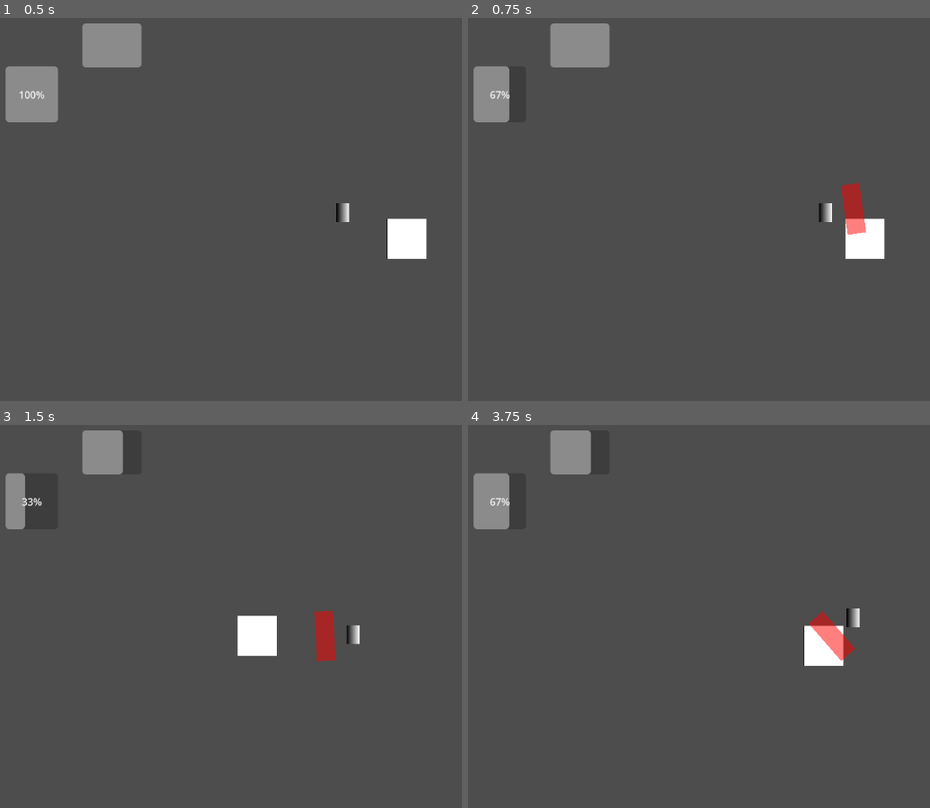
Above: before the commit, frames 1-4 (two rows, left to right).
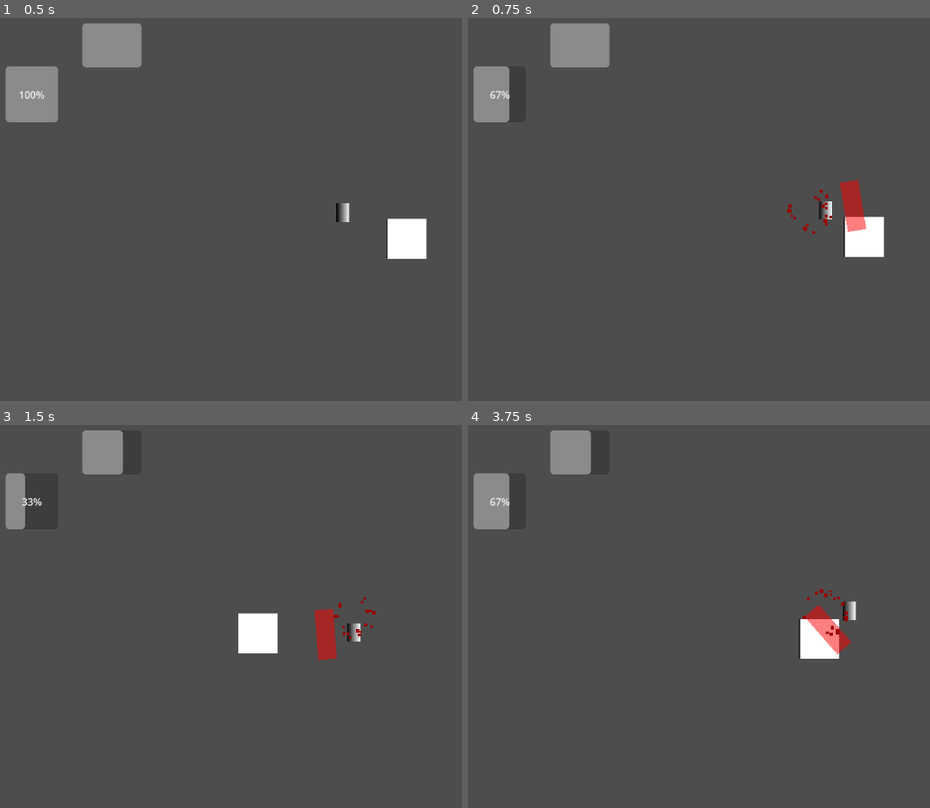
Above: after the commit, the same moments.

Repository: MarsikBlancik/HackathonV3
Game: Godot game, scene res://MainScene.tscn
The game is run twice, just before and just after one commit, with the same random seed, the same clock (stepped at 60 frames per second) and the same inputs. The engine's default icon, where the game draws it, is replaced by a stand-in: a white triangle on a blue panel in a dark square.
Inputs (mouse positions are in pixels of both pictures, inside the frame that each line leads up to):
- Up to frame 1 (0.5 s): no input
- Up to frame 2 (0.75 s): tap Enter at 0.5 s; move the mouse to (outside the picture) at 0.52 s; hold D from 0.53 s (still down); tap F at 0.6 s; click (outside the picture) at 0.67 s
- Up to frame 3 (1.5 s): tap Space at 0.77 s; move the mouse to (198, 639) at 1.27 s; release D at 1.28 s; hold S from 1.28 s (still down); tap F at 1.35 s; click (198, 639) at 1.42 s
- Up to frame 4 (3.75 s): tap Space at 1.52, 3.5 s; move the mouse to (883, 532) at 2.02 s; release S at 2.03 s; hold D 2.03-2.75 s; tap F at 2.1, 3.6 s; click (883, 532) at 2.17 s; click "Restart" at 2.75 s; move the mouse to (772, 700) at 3.52 s; hold W from 3.53 s (still down); click (772, 700) at 3.67 s

Frame 1 is identical in both runs. In frame 2, 0.4% of the frame differs, in the area x 69-91%, y 42-63%; in frame 3, 0.4%; in frame 4, 1.0%, in the area x 71-85%, y 42-63%.

Commit message:
Add blood particles

Diff:
--- /dev/null
+++ b/BloodParticles.tscn
@@ -0,0 +1,18 @@
+[gd_scene format=3 uid="uid://hhqiddreh8yl"]
+
+[ext_resource type="Script" uid="uid://cuiwc7sbqawvx" path="res://blood_particles.gd" id="1_ioiay"]
+
+[node name="BloodParticles" type="CPUParticles2D" unique_id=1337524410]
+emitting = false
+amount = 20
+lifetime = 0.3
+one_shot = true
+explosiveness = 1.0
+spread = 180.0
+gravity = Vector2(0, 0)
+initial_velocity_min = 150.0
+initial_velocity_max = 250.0
+scale_amount_min = 3.0
+scale_amount_max = 6.0
+color = Color(0.61097354, 1.7086417e-06, 3.3691526e-07, 1)
+script = ExtResource("1_ioiay")
--- /dev/null
+++ b/blood_particles.gd
@@ -0,0 +1,9 @@
+extends CPUParticles2D
+
+func _ready() -> void:
+	# Odpalamy cząsteczki od razu po pojawieniu się na mapie
+	emitting = true
+
+	# Godot 4 ma wbudowany sygnał "finished", który wysyła się, gdy cząsteczki znikną.
+	# Łączymy go od razu z funkcją queue_free, która niszczy obiekt.
+	finished.connect(queue_free)
--- a/enemy.gd
+++ b/enemy.gd
@@ -1,4 +1,6 @@
 extends Node2D
+
+const BLOOD_SCENE = preload("res://BloodParticles.tscn")
 
 @export var speed: float = 120.0
 @export var stop_distance: float = 50.0
@@ -51,12 +53,20 @@
 	time_since_last_attack = 0.0
 
 # --- NOWA FUNKCJA: OTRZYMYWANIE OBRAŻEŃ ---
+# --- OTRZYMYWANIE OBRAŻEŃ ---
 func take_damage(amount: int) -> void:
 	hp -= amount
 	print("Przeciwnik dostał! Zostało mu ", hp, " HP.")
 
-	# Opcjonalnie: Zmiana koloru na ułamek sekundy (efekt trafienia)
-	modulate = Color(5.0, 5.0, 5.0) # Rozbłyśnięcie
+	if is_instance_valid(player) and player.has_method("apply_camera_shake"):
+		player.apply_camera_shake(8.0)
+
+	# --- NOWE: DODAWANIE KRWI ---
+	var blood = BLOOD_SCENE.instantiate()
+	blood.global_position = global_position # Krew pojawia się tam, gdzie wróg
+	get_parent().add_child(blood) # Dodajemy ją do mapy głównej
+
+	modulate = Color(5.0, 5.0, 5.0)
 	get_tree().create_timer(0.1).timeout.connect(func(): modulate = Color.WHITE)
 
 	if hp <= 0:
--- a/main_scene.gd
+++ b/main_scene.gd
@@ -1,7 +1,7 @@
 extends Node2D
 
-@onready var player = $player
-@onready var ui = $UI
+@onready var player
+@onready var ui
 
 func _ready() -> void:
 	print("--- MAIN SCENE START ---")
--- a/player.gd
+++ b/player.gd
@@ -22,6 +22,14 @@
 
 var is_dashing: bool = false
 var last_direction: Vector2 = Vector2.RIGHT
+
+const BLOOD_SCENE = preload("res://BloodParticles.tscn")
+
+# --- MODUŁ KAMERY (SHAKE) ---
+@onready var camera: Camera2D = $Camera2D
+
+var shake_strength: float = 0.0 # Aktualna siła trzęsienia
+@export var shake_decay: float = 10.0 # Jak szybko kamera wraca do normy (większa = szybciej)
 
 func _ready() -> void:
 	# KULOODPORNA METODA: Gracz dodaje się do grupy "Player"
@@ -58,6 +66,20 @@
 		last_direction = input_direction
 
 	position += input_direction * speed * delta
+
+	# --- LOGIKA TRZĘSIENIA KAMERY ---
+	if shake_strength > 0:
+		# Płynnie zmniejszamy siłę trzęsienia do zera
+		shake_strength = lerpf(shake_strength, 0.0, shake_decay * delta)
+
+		# Losujemy przesunięcie (offset) w osi X i Y
+		var random_offset = Vector2(randf_range(-1.0, 1.0), randf_range(-1.0, 1.0)).normalized()
+		camera.offset = random_offset * shake_strength
+
+		# Kiedy siła jest już bliska zeru, zerujemy offset całkowicie
+		if shake_strength < 0.1:
+			shake_strength = 0.0
+			camera.offset = Vector2.ZERO
 
 func _input(event: InputEvent) -> void:
 	if event is InputEventKey and event.pressed and not event.echo:
@@ -115,9 +137,23 @@
 	add_child(attack_area)
 	get_tree().create_timer(0.2).timeout.connect(func(): attack_area.queue_free())
 
+	# Nowa funkcja, którą możemy wywołać z dowolnego miejsca
+func apply_camera_shake(intensity: float) -> void:
+	shake_strength = intensity
+
 func modify_hp(amount: int) -> void:
 	current_hp = clampi(current_hp + amount, 0, max_hp)
 	hp_changed.emit(current_hp, max_hp)
+
+	# Jeśli amount jest na minusie (gracz dostał obrażenia)
+	if amount < 0:
+		apply_camera_shake(15.0)
+
+		# --- NOWE: DODAWANIE KRWI DLA GRACZA ---
+		var blood = BLOOD_SCENE.instantiate()
+		blood.global_position = global_position
+		get_parent().add_child(blood)
+
 	if current_hp <= 0:
 		die()
 
--- a/ui.gd
+++ b/ui.gd
@@ -4,8 +4,8 @@
 @onready var energy_bar = $EnergyBar
 
 # Pobieramy referencje do naszych nowych tekstów (upewnij się, że nazwy się zgadzają!)
-@onready var hp_label = $HPBar/HPLabel
-@onready var energy_label = $EnergyBar/EnergyLabel
+@onready var hp_label
+@onready var energy_label
 
 func _ready() -> void:
 	# Czekamy jedną klatkę, żeby upewnić się, że Player zdążył załadować się do gry
Not shown, added: blood_particles.gd.uid
